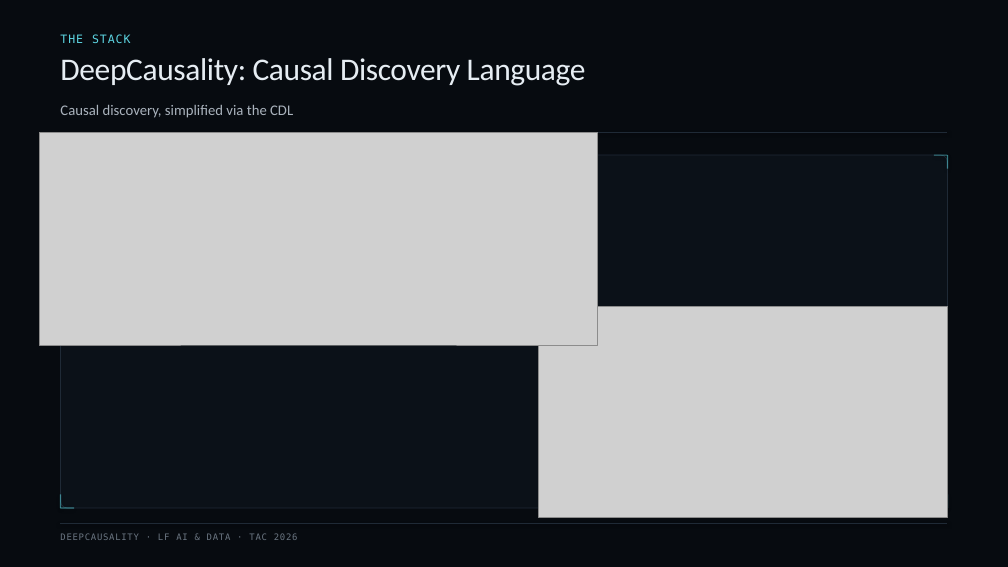
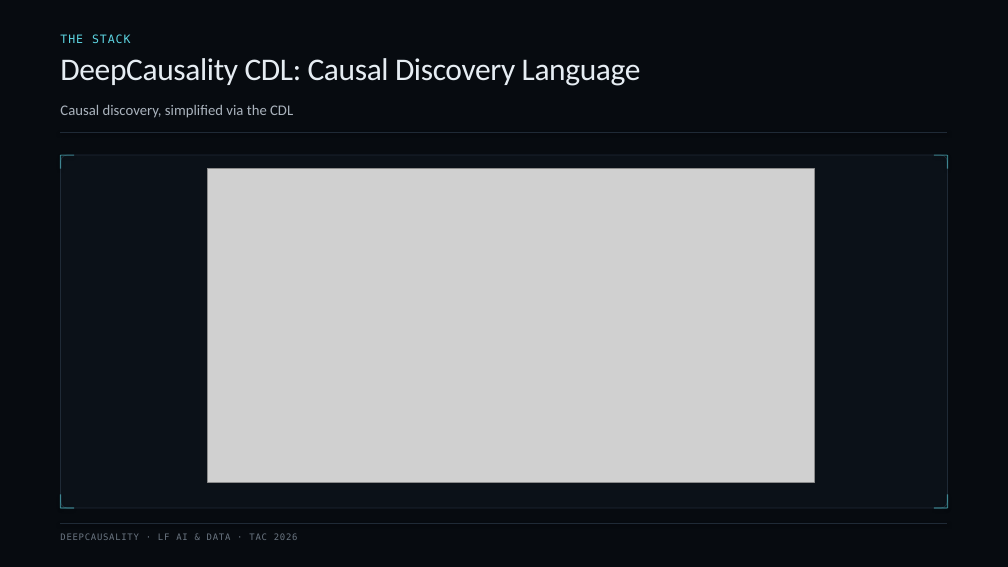
Before and after one commit to deepcausality-rs/deep_causality, a slide deck: slide 9 of docs/LF/slides/LF_2026/DeepCausality_TAC_2026.pptx. Drawn at 1008x567 pixels with LibreOffice and Linux fonts; fonts in the diff are those of the drawing; grey boxes stand for pictures. Boxes give left, top, right and bottom in pixels: in the first picture for what was removed or moved away, otherwise in the second. Text is boxed around its words. In the diff, an @@ line names an element or a change of style, - is before the commit and + after.

```diff
--- a/docs/LF/slides/LF_2026/DeepCausality_TAC_2026.pptx
+++ b/docs/LF/slides/LF_2026/DeepCausality_TAC_2026.pptx
@@ text at (60,58,641,86): text changed @@
-DeepCausality: Causal Discovery Language
+DeepCausality CDL: Causal Discovery Language
@@ picture removed at (40,132,598,345) @@
@@ picture: place and size @@
-picture at (539,306,948,517)
+picture at (207,169,814,482)
```
Also in this commit, not shown: 14 other slides changed, 1 slide added.
